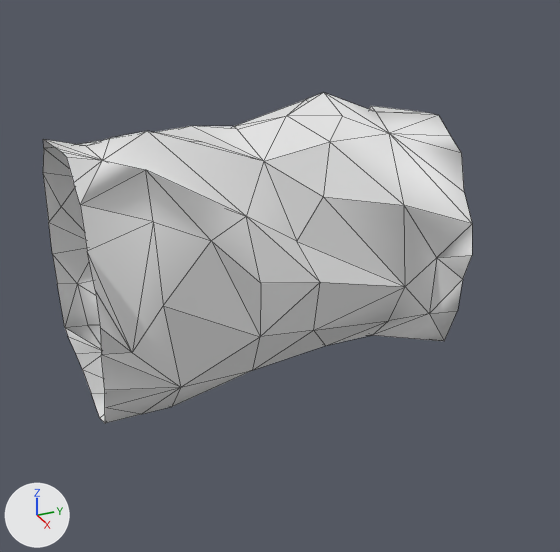
Two versions of the glTF model Rogue-Robots/Assets/Models/ModularBlocks/SideTwoConnector_Col.gltf, one commit apart.
Before and after are seen from a 50 mm camera at (9.65, -3.8, 6.62) aimed at (0.6, 0.27, 2.1). The axes (+X, +Y, +Z) are drawn at lower left. The lights are the same throughout. Mesh edges are drawn as thin lines. Vertices at the same position are counted once.

Objects in the first picture: 'SideTwoConnector_Col'.
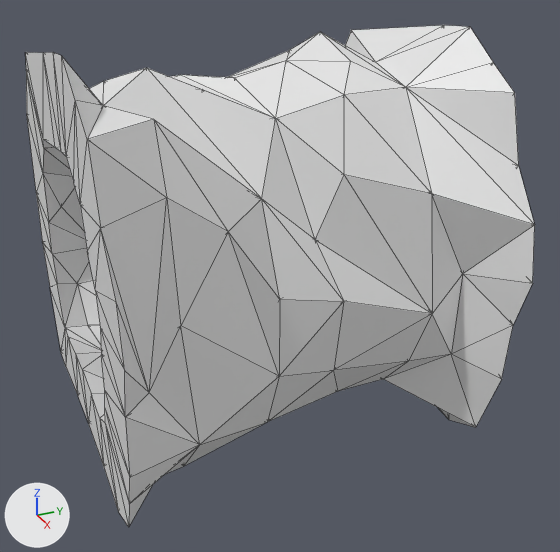
Where the change shows, as pixel boxes [x1, y1, x2, y2] in the pictures (560 x 552 px):
'SideTwoConnector_Col', reshaped (19% wider, 52% taller): before [43, 93, 472, 423]; after [26, 25, 535, 527]
part 1 of me_scene_043, added: after [26, 25, 535, 527]

Patch to the scene script:
```diff
--- a/Rogue-Robots/Assets/Models/ModularBlocks/SideTwoConnector_Col.gltf.py
+++ b/Rogue-Robots/Assets/Models/ModularBlocks/SideTwoConnector_Col.gltf.py
@@ me_scene_043 @@
 # used by ob_sidetwoconnector_col; location = (0.0, 0.0, 0.0)
-me_scene_043.from_pydata(...)  # 120 vertices, 194 faces; spans x -1.79..1.94, y -2.5..2.5, z 0.73..4.41
+me_scene_043.from_pydata(...)  # 240 vertices, 946 faces; spans x -2.69..3.12, y -2.5..2.5, z -0.18..5.43
+# me_scene_043 part 1: 120 vertices added at x -2.69..3.12, y -2.5..2.5, z -0.18..5.43
+# me_scene_043 part 2: the surface is now shaded flat
```
